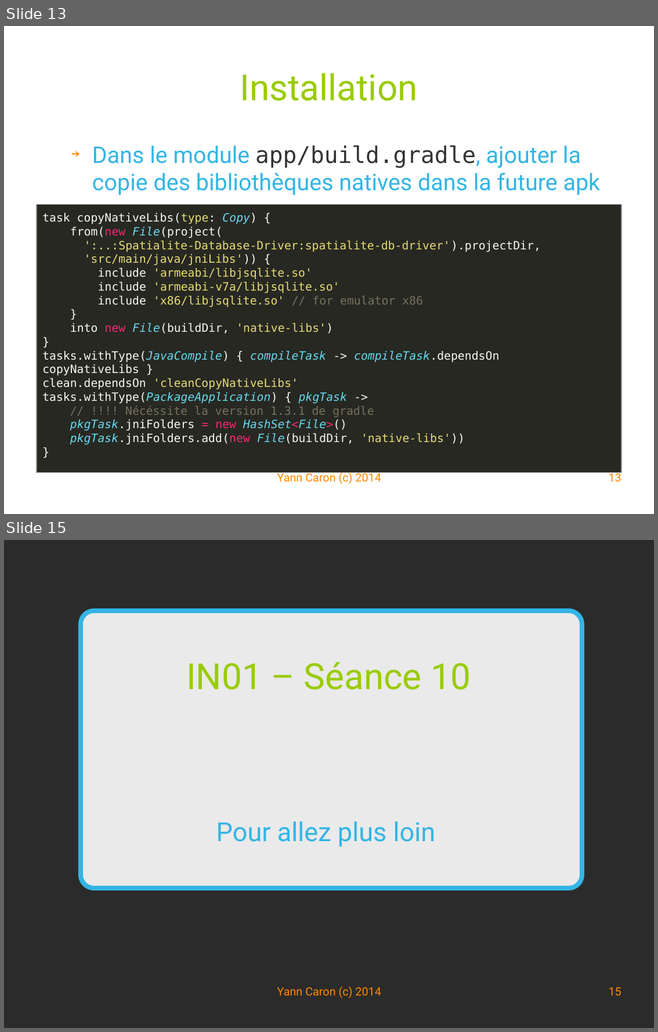
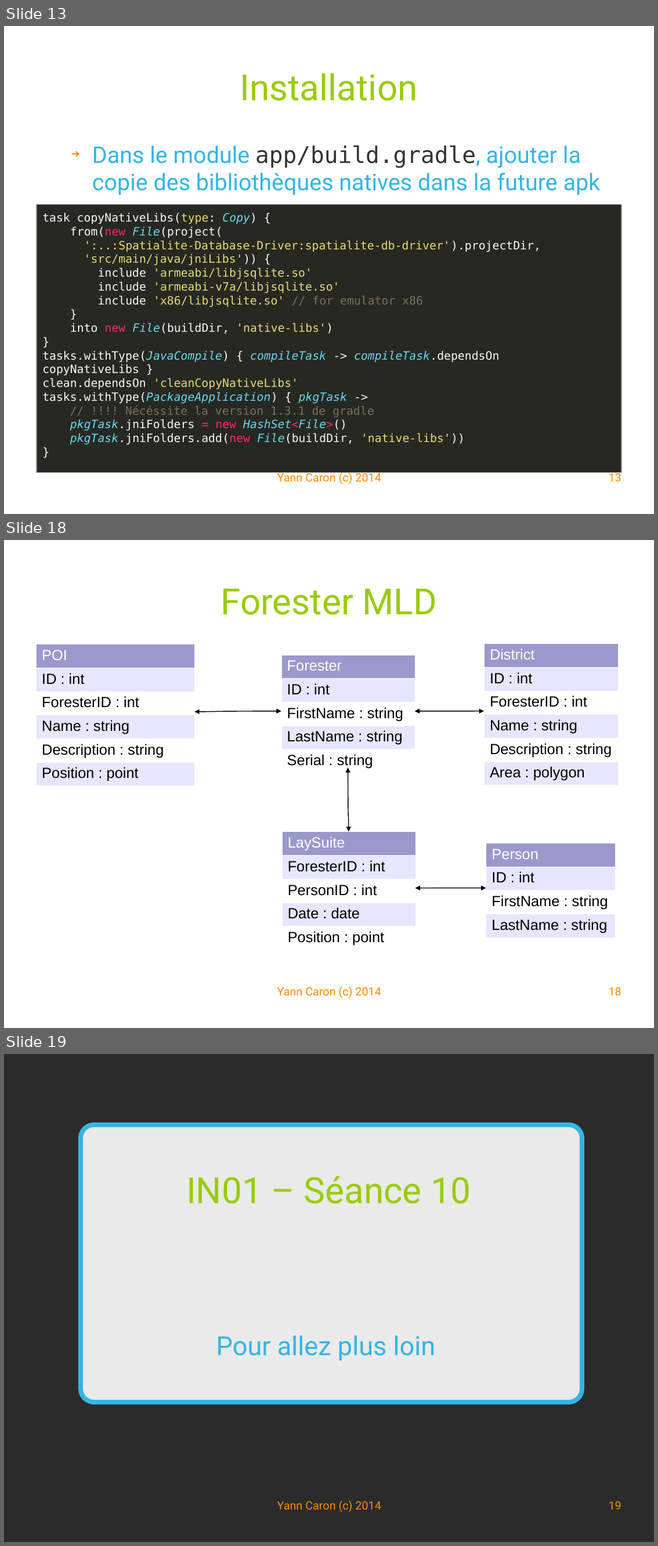
Before and after one commit to YannCaron/Android-ENSG, a slide deck: 10 - Spatialite.odp. Shown one above the other, each under a label of ours: slides 13 and 15 before the commit, slides 13, 18 and 19 after it; the slides between them are not shown. The pictures are 658x1032 and 658x1546 pixels, drawn with LibreOffice and Linux fonts; fonts in the diff are those of the drawing; background and template pictures are left out; a plain dark background stands for a picture behind light text. Boxes give left, top, right and bottom in pixels: in the first picture for what was removed or moved away, otherwise in the second. Text is boxed around its words. In the diff, an @@ line names an element or a change of style, - is before the commit and + after.

```diff
--- a/10 - Spatialite.odp
+++ b/10 - Spatialite.odp
@@ slide 18 added at (x1=4, y1=540, x2=654, y2=1028), background #FFFFFF @@
@@ title added at (x1=220, y1=588, x2=437, y2=615), 44 pt, text #99CC00 @@
+Forester MLD
@@ table added at (x1=36, y1=644, x2=194, y2=784), 6 rows, 1 columns @@
+POI
+ID : int
+ForesterID : int
+Name : string
+Description : string
+Position : point
@@ table added at (x1=484, y1=643, x2=618, y2=783), 6 rows, 1 columns @@
+District
+ID : int
+ForesterID : int
+Name : string
+Description : string
+Area : polygon
@@ table added at (x1=281, y1=654, x2=414, y2=771), 5 rows, 1 columns @@
+Forester
+ID : int
+FirstName : string
+LastName : string
+Serial : string
@@ curved double arrow added from (194, 712) to (281, 711), #000000 0.99 pt @@
@@ curved double arrow added from (484, 711) to (414, 711), #000000 0.99 pt @@
@@ curved double arrow added from (349, 831) to (348, 767), #000000 0.99 pt @@
@@ line added from (266, 807) to (420, 807), #FFFFFF 1.5 pt @@
@@ table added at (x1=282, y1=831, x2=415, y2=948), 5 rows, 1 columns @@
+LaySuite
+ForesterID : int
+PersonID : int
+Date : date
+Position : point
@@ table added at (x1=485, y1=842, x2=615, y2=935), 4 rows, 1 columns @@
+Person
+ID : int
+FirstName : string
+LastName : string
@@ curved double arrow added from (415, 888) to (485, 888), #000000 0.99 pt @@
@@ text added at (x1=277, y1=986, x2=380, y2=998), 14 pt, text #FF8800 @@
+Yann Caron (c) 2014
@@ page number added at (x1=608, y1=987, x2=621, y2=996), 14 pt, text #FF8800 @@
+18
@@ what was slide 15 is now slide 19 @@
@@ page number at (x1=608, y1=1501, x2=621, y2=1509): text changed @@
-15
+19
```
Also in this commit, not shown: 2 slides changed, 3 other slides added, 1 other file.
